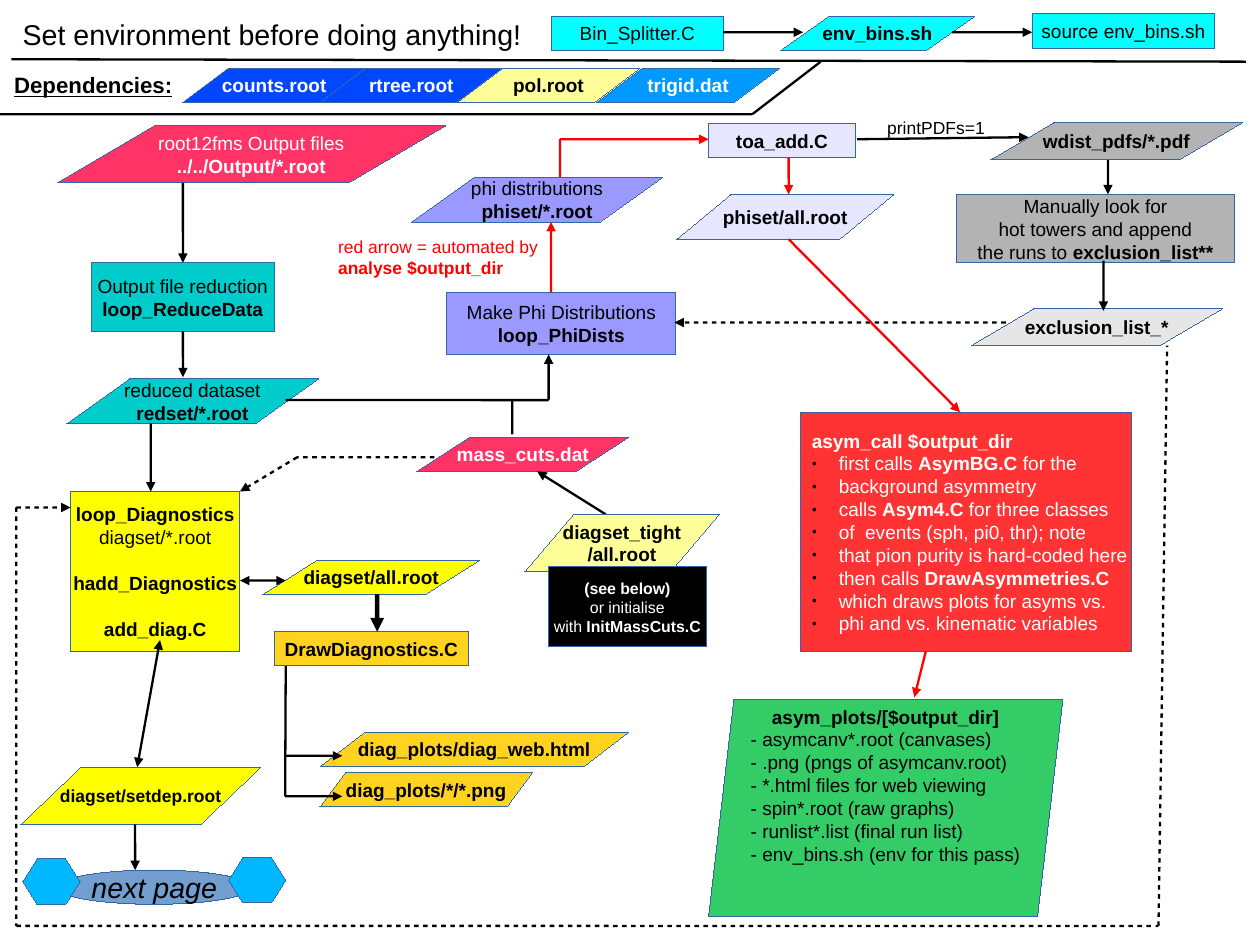
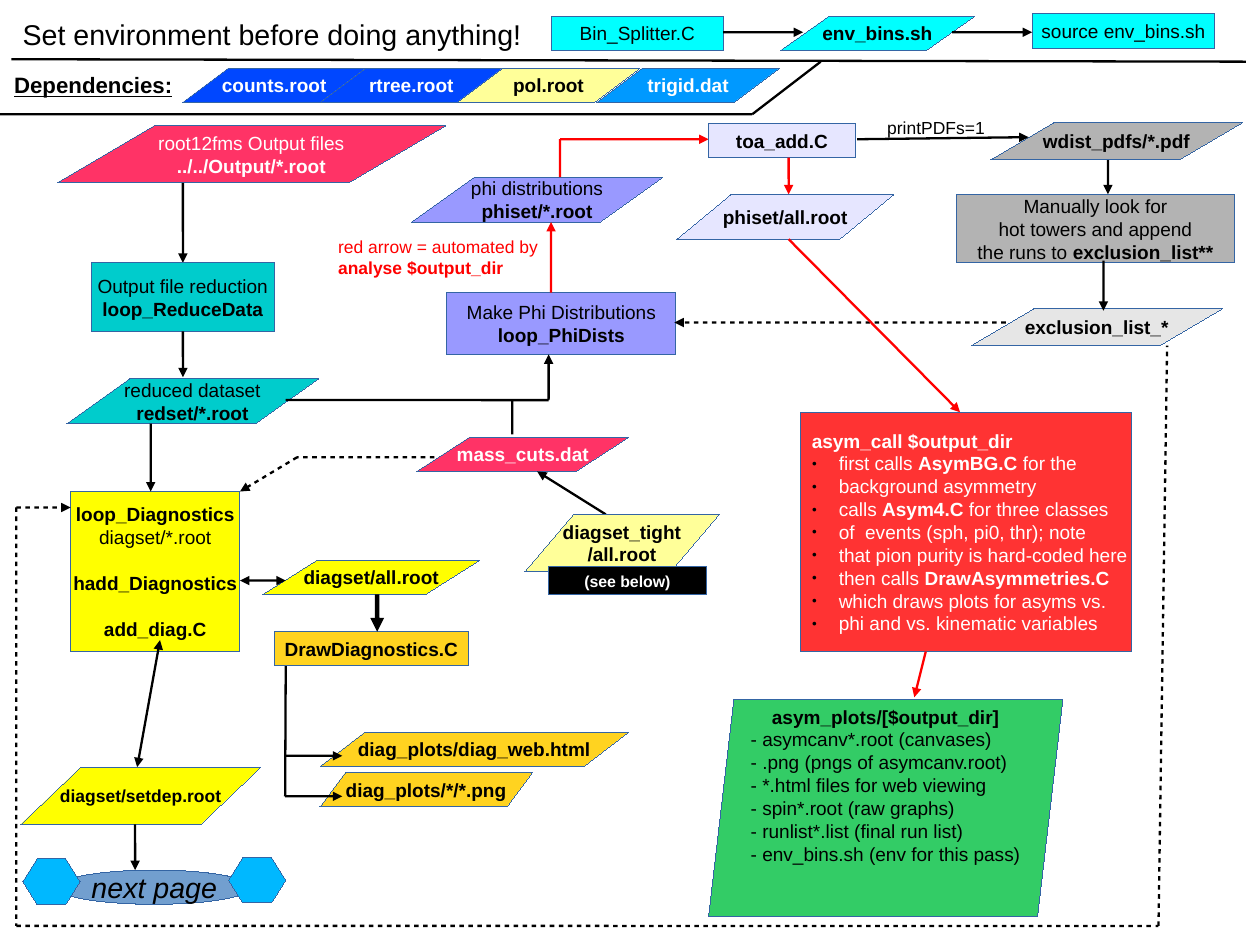
Before and after one commit to c-dilks/spinlong, a slide deck: slide 1 of doc_diagram.odp. Drawn at 1260x945 pixels with LibreOffice and Linux fonts; fonts in the diff are those of the drawing. Boxes give left, top, right and bottom in pixels: in the first picture for what was removed or moved away, otherwise in the second. Text is boxed around its words. In the diff, an @@ line names an element or a change of style, - is before the commit and + after.

Commit message:
deprecated MassCuter.C; moved mass cuts tables to MassInPTE sector

```diff
--- a/doc_diagram.odp
+++ b/doc_diagram.odp
@@ rectangle "(see below)": place and size @@
-rectangle "(see below)" at bbox=[549, 567, 707, 647]
+rectangle "(see below)" at bbox=[549, 567, 707, 595]
@@ text in rectangle at bbox=[554, 601, 700, 632]: paragraphs removed @@
-or initialise
-with InitMassCuts.C
```
Also in this commit, not shown: 2 other slides changed, 14 other files.
